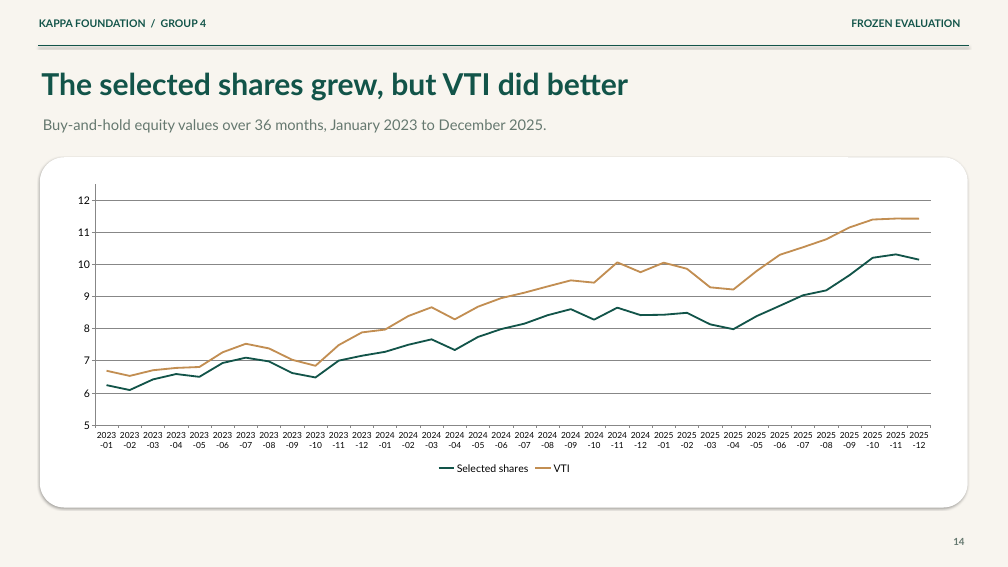
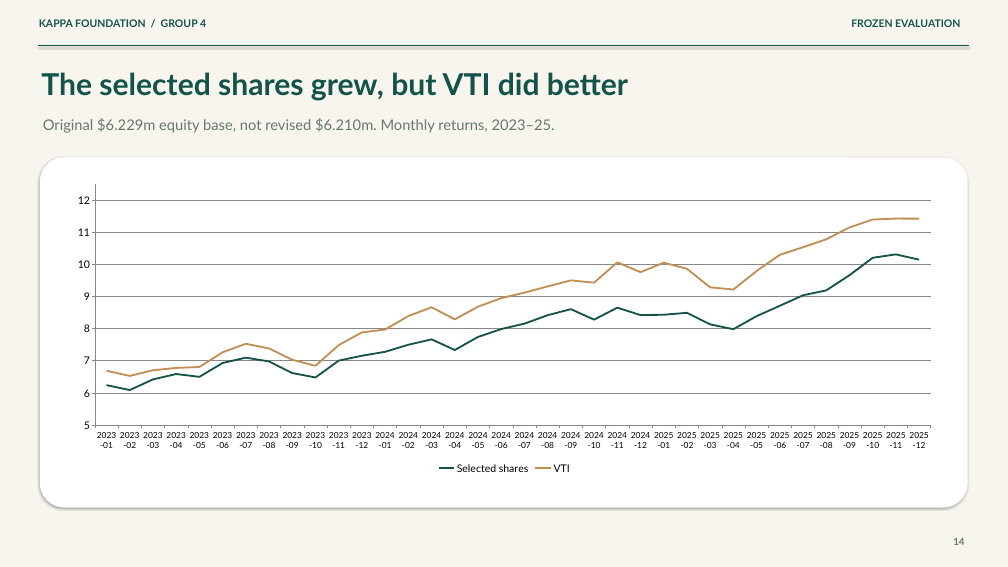
Before and after one commit to lucasnguynn/BFIN-Assignment, a slide deck: slide 14 of Final Submission/Presentation.pptx. Drawn at 1008x567 pixels with LibreOffice and Linux fonts; fonts in the diff are those of the drawing. Boxes give left, top, right and bottom in pixels: in the first picture for what was removed or moved away, otherwise in the second. Text is boxed around its words. In the diff, an @@ line names an element or a change of style, - is before the commit and + after.

```diff
--- a/Final Submission/Presentation.pptx
+++ b/Final Submission/Presentation.pptx
@@ text at <box>43,118,555,133</box>: text changed @@
-Buy-and-hold equity values over 36 months, January 2023 to December 2025.
+Original $6.229m equity base, not revised $6.210m. Monthly returns, 2023–25.
```
Also in this commit, not shown: 1 other slide changed, 17 other files.
